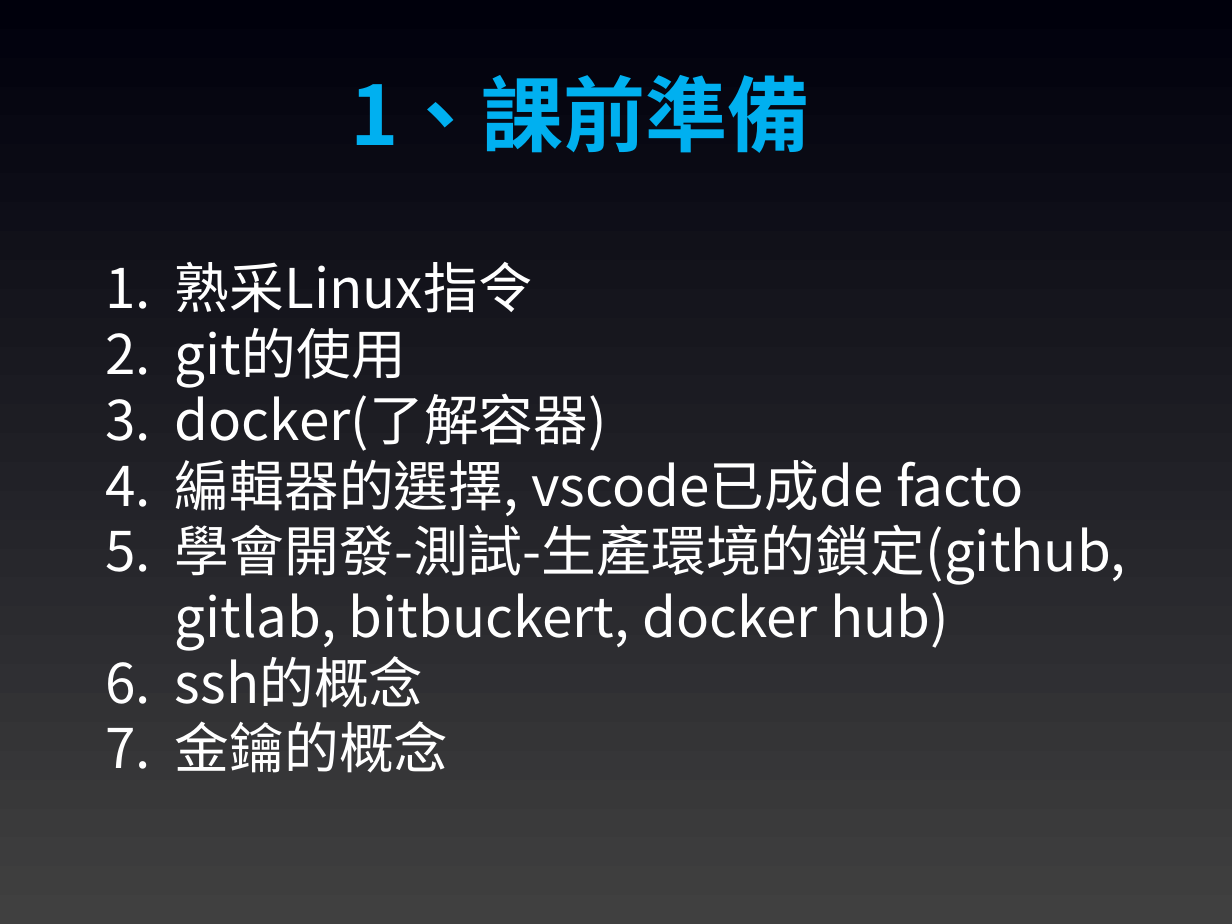
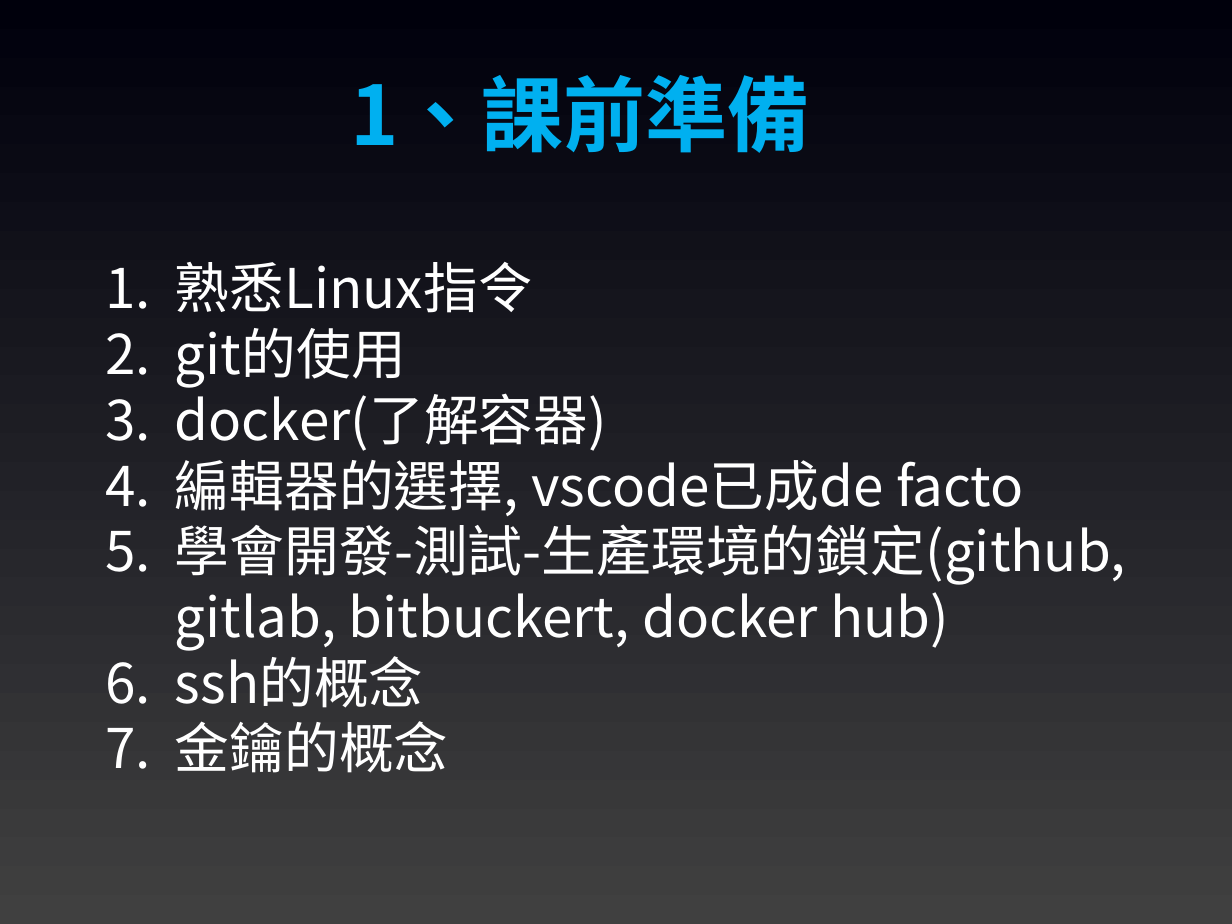
Before and after one commit to joshhu/sculinebot2024, a slide deck: slide 4 of Slides/課程大綱.pptx. Drawn at 1232x924 pixels with LibreOffice and Linux fonts; fonts in the diff are those of the drawing. Boxes give left, top, right and bottom in pixels: in the first picture for what was removed or moved away, otherwise in the second. Text is boxed around its words. In the diff, an @@ line names an element or a change of style, - is before the commit and + after.

```diff
--- a/Slides/課程大綱.pptx
+++ b/Slides/課程大綱.pptx
@@ text at [175, 262, 533, 313]: text changed @@
-1. 熟采Linux指令
+1. 熟悉Linux指令
```
Also in this commit, not shown: 4 other slides changed, 1 slide added, 1 slide removed, 6 other files.
